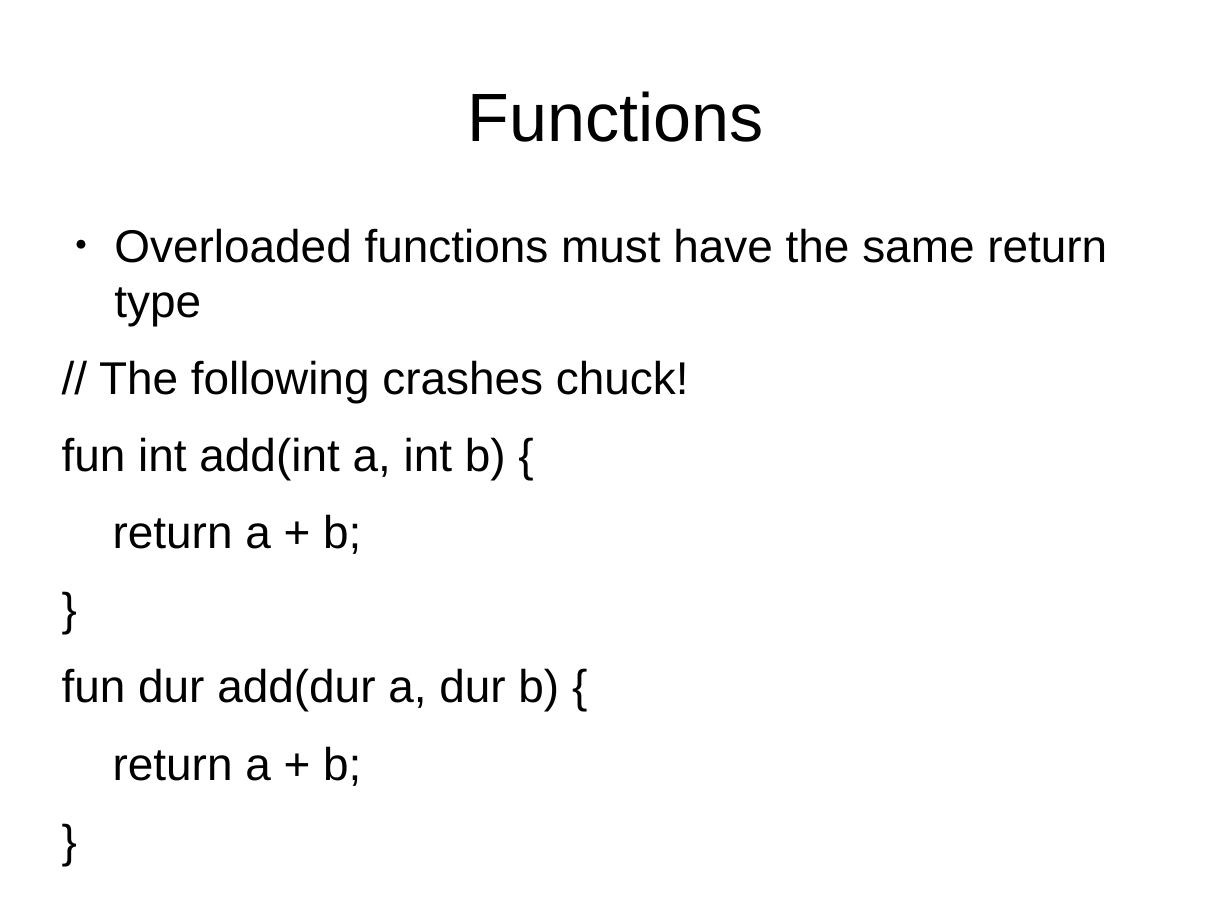
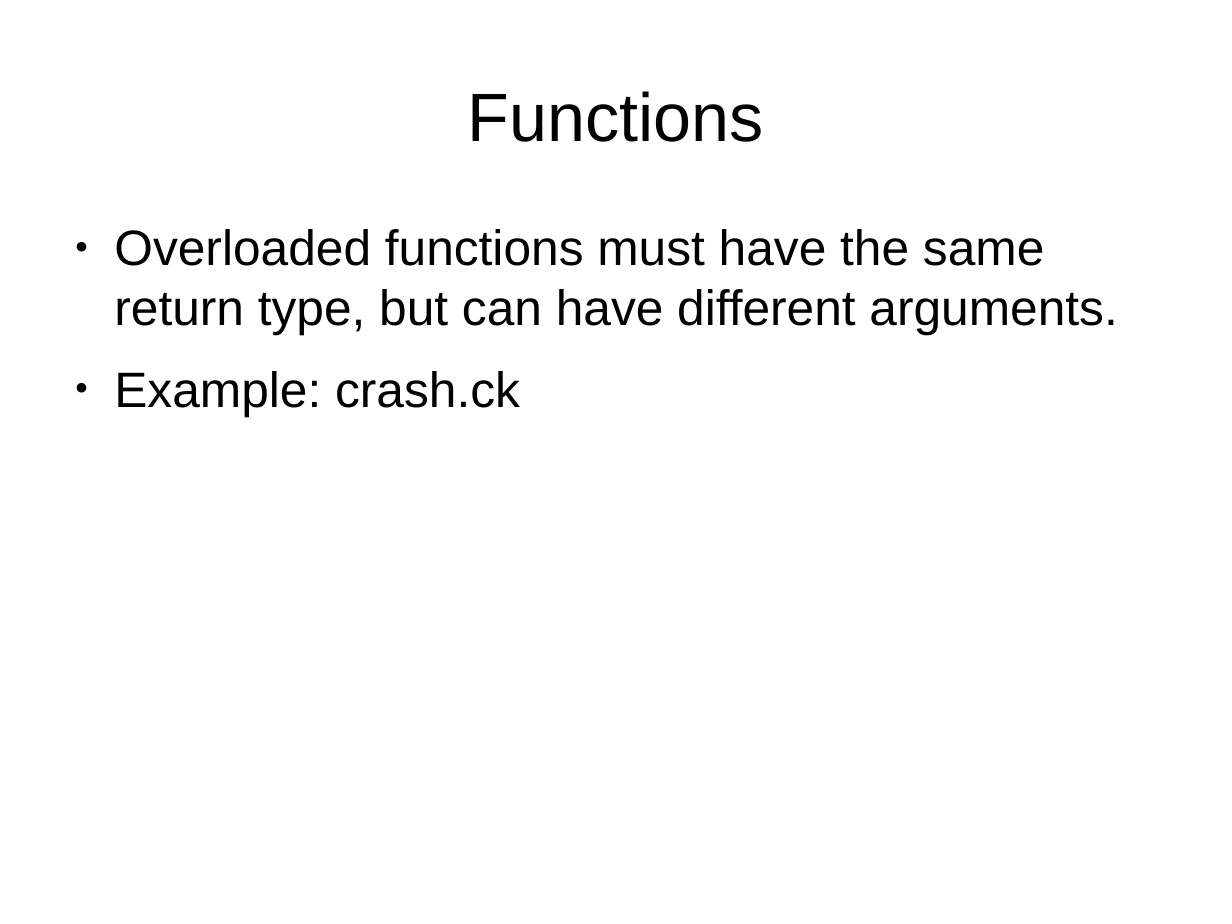
Before and after one commit to briansorahan/txlf-2013-chuck-talk, a slide deck: slide 28 of ChuckTalk.odp (slide 29 before the commit). Drawn at 1232x924 pixels with LibreOffice and Linux fonts; fonts in the diff are those of the drawing. Boxes give left, top, right and bottom in pixels: in the first picture for what was removed or moved away, otherwise in the second. Text is boxed around its words. In the diff, an @@ line names an element or a change of style, - is before the commit and + after.

Commit message:
added more examples

```diff
--- a/ChuckTalk.odp
+++ b/ChuckTalk.odp
@@ text at (114,229,1117,416): text changed; size 29.6 to 32 pt @@
-● Overloaded functions must have the same return type
-// The following crashes chuck!
-fun int add(int a, int b) {
-return a + b;
-}
-fun dur add(dur a, dur b) {
-return a + b;
-}
+● Overloaded functions must have the same return type, but can have different arguments.
+● Example: crash.ck
```
Also in this commit, not shown: 3 other slides changed, 1 slide removed, 6 other files.
